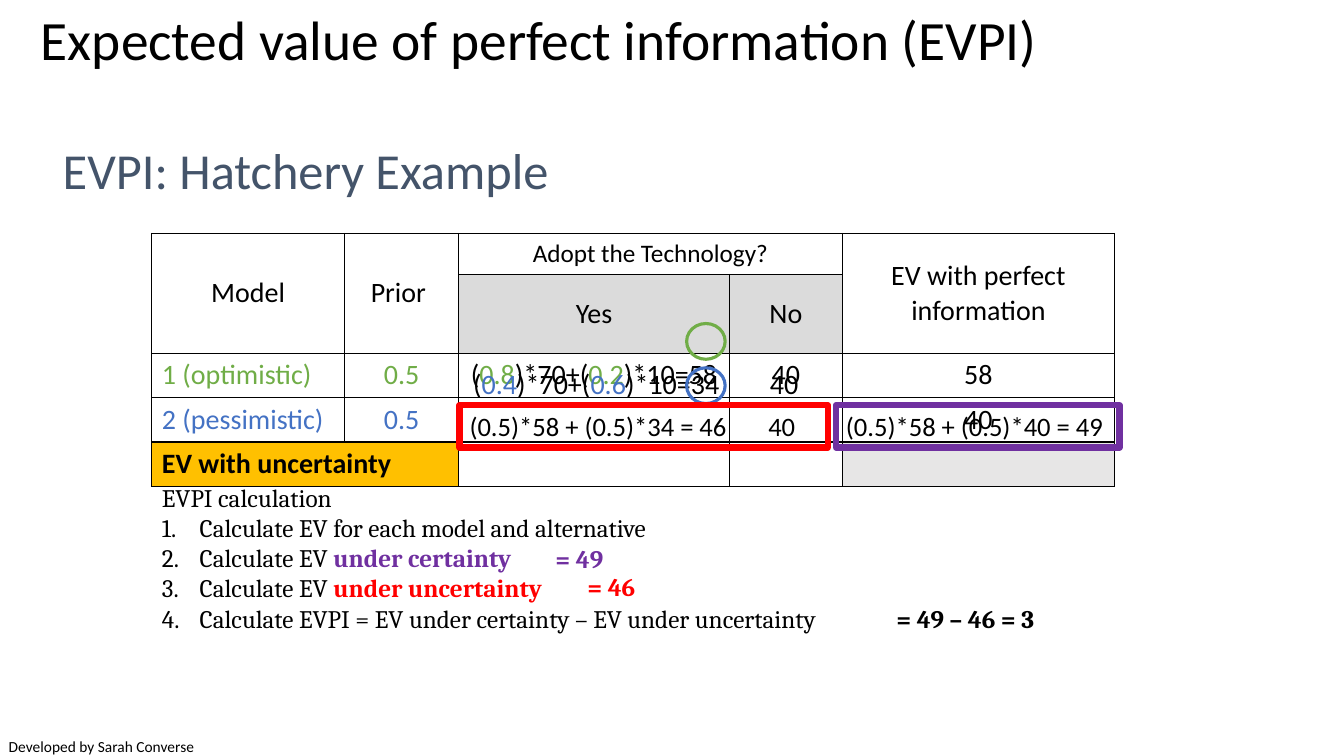
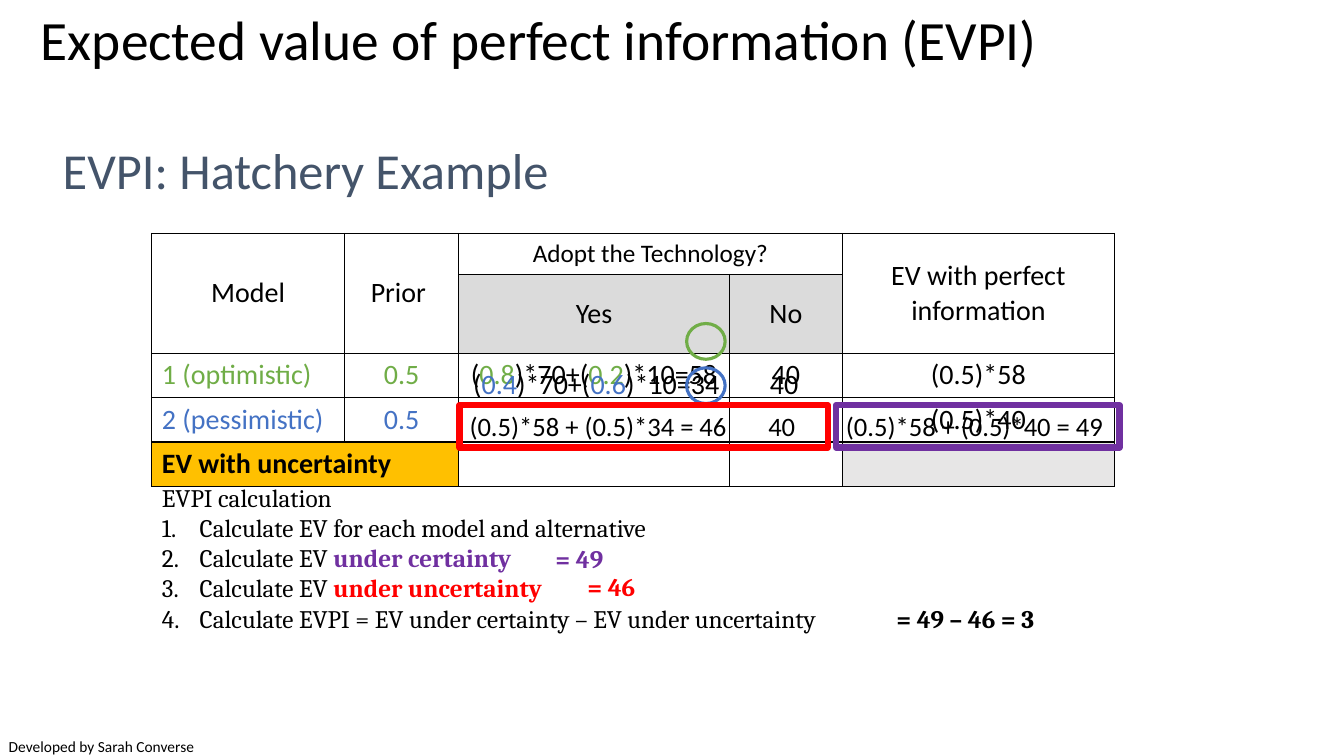
Before and after one commit to briellekthompson/NATR_8001_DecisionAnalysis_Fall25_Mizzou, a slide deck: slide 40 of material/Week6-UncertaintyPart1/Week6_SDM_Mizzou.pptx. Drawn at 1344x756 pixels with LibreOffice and Linux fonts; fonts in the diff are those of the drawing; background and template pictures are left out. Boxes give left, top, right and bottom in pixels: in the first picture for what was removed or moved away, otherwise in the second. Text is boxed around its words. In the diff, an @@ line names an element or a change of style, - is before the commit and + after.

```diff
--- a/material/Week6-UncertaintyPart1/Week6_SDM_Mizzou.pptx
+++ b/material/Week6-UncertaintyPart1/Week6_SDM_Mizzou.pptx
@@ table at bbox=[152, 234, 1115, 482] @@
-row 3, column 5: 58
+row 3, column 5: (0.5)*58
-row 4, column 5: 40
+row 4, column 5: (0.5)*40
```
Also in this commit, not shown: 7 other slides changed, 3 slides added, 3 slides removed, 3 other files.
